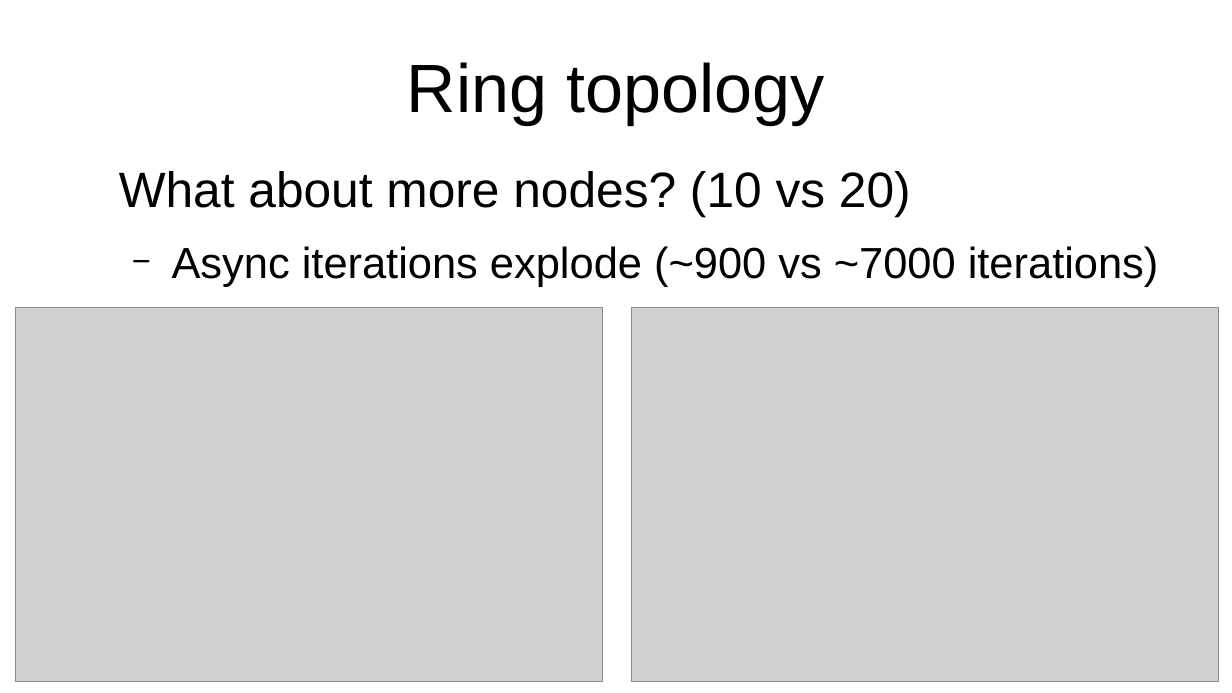
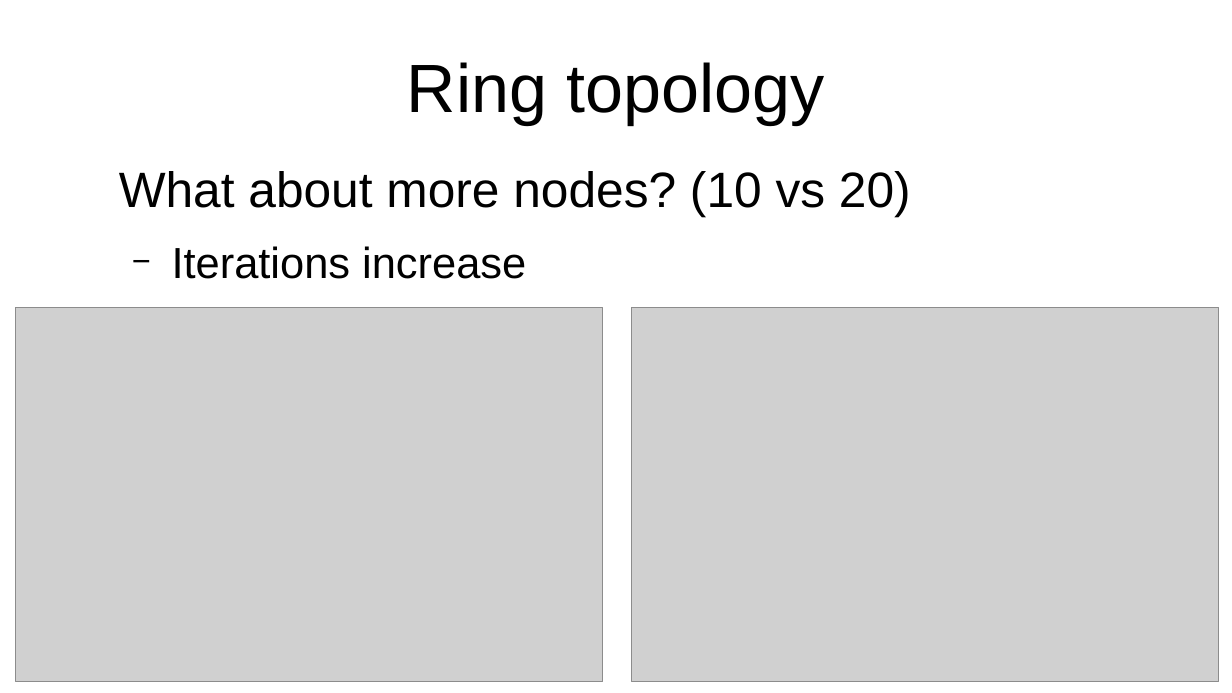
Before and after one commit to MortenMunk/PE-capstone, a slide deck: slide 9 of presentation.odp. Drawn at 1232x693 pixels with LibreOffice and Linux fonts; fonts in the diff are those of the drawing; grey boxes stand for pictures. Boxes give left, top, right and bottom in pixels: in the first picture for what was removed or moved away, otherwise in the second. Text is boxed around its words. In the diff, an @@ line names an element or a change of style, - is before the commit and + after.

```diff
--- a/presentation.odp
+++ b/presentation.odp
@@ text at (x1=172, y1=246, x2=526, y2=279): text changed @@
-  − Async iterations explode (~900 vs ~7000 iterations)
+  − Iterations increase
```
Also in this commit, not shown: 2 other slides changed.
